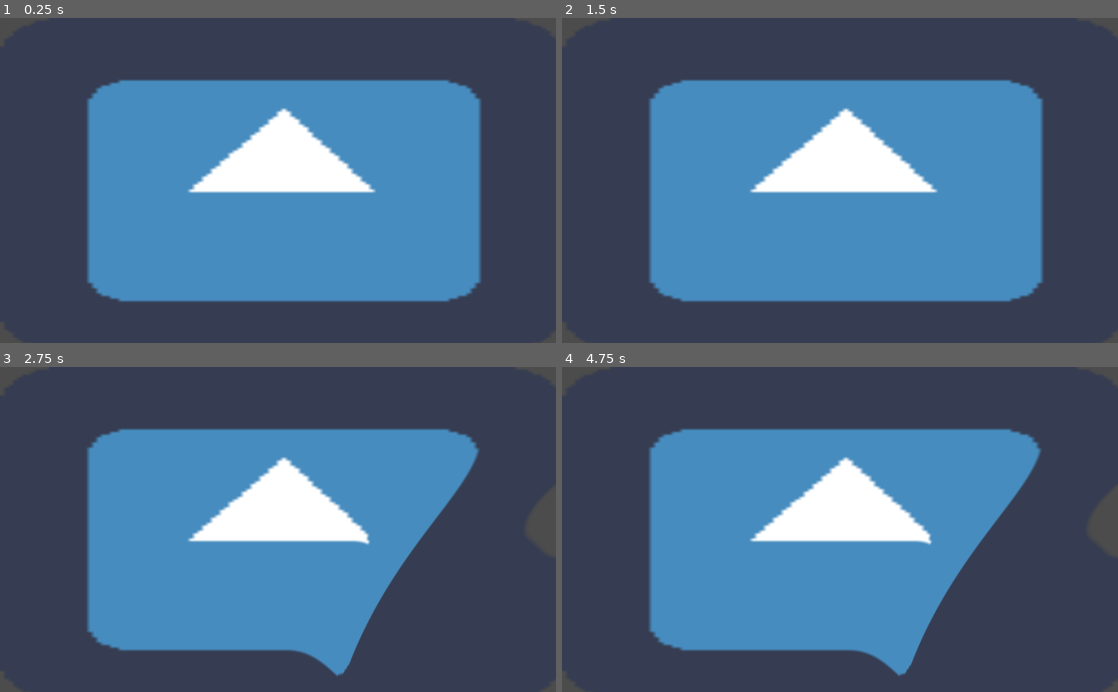
Above: before the commit, frames 1-4 (two rows, left to right).
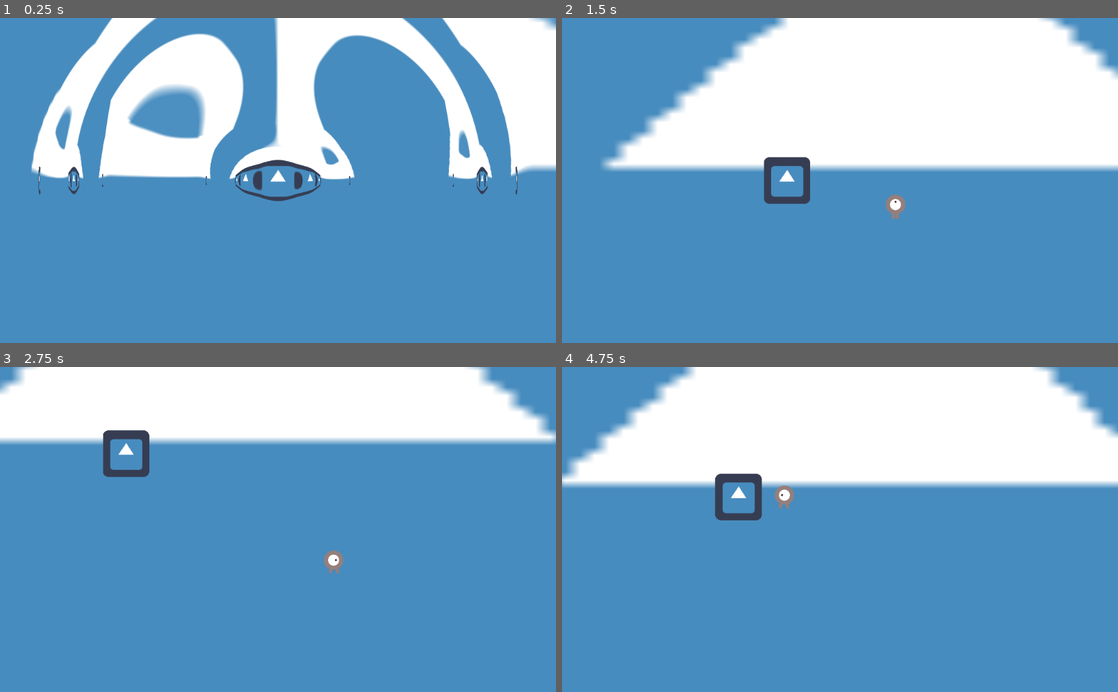
Above: after the commit, the same moments.

Repository: nontrepreneurs/Found-Sound
Game: Godot game, scene res://SamplerAbility/SamplerWorkspace.tscn
The game is run twice, just before and just after one commit, with the same random seed, the same clock (stepped at 60 frames per second) and the same inputs. The project has no main scene, so this scene is started directly. The engine's default icon, where the game draws it, is replaced by a stand-in: a white triangle on a blue panel in a dark square.
Inputs:
- Up to frame 1 (0.25 s): no input
- Up to frame 2 (1.5 s): tap Enter (ui_accept) at 0.5, 0.6, 0.77, 1.07, 1.35 s; hold Right (ui_right) 0.53-1.28 s; hold Down (ui_down) from 1.28 s (still down)
- Up to frame 3 (2.75 s): tap Enter (ui_accept) at 1.52, 1.82, 2.1 s; release Down (ui_down) at 2.03 s; hold Right (ui_right) from 2.03 s (still down)
- Up to frame 4 (4.75 s): release Right (ui_right) at 2.78 s; hold Up (ui_up) 2.78-3.53 s; tap Enter (ui_accept) at 2.85, 3.02, 3.32, 3.6, 3.77, 4.07, 4.35, 4.52 s; hold Left (ui_left) from 3.53 s (still down); tap Escape (ui_cancel) at 4.15 s

The runs differ from the first frame. In frame 1, 64% of the frame differs, in the area x 0-100%, y 0-100%; in frame 2, 73%; in frame 3, 68%; in frame 4, 76%.

Commit message:
sampler progress

Diff:
--- a/SamplerAbility/SampleWaves.shader
+++ b/SamplerAbility/SampleWaves.shader
@@ -2,7 +2,7 @@
 
 uniform vec2 center;
 uniform float force;
-uniform float max_size;
+uniform float size;
 uniform float thickness;
 
 void fragment() {
@@ -13,9 +13,9 @@
 	vec2 disp = normalize(SCREEN_UV - center) * force * mask;
 	COLOR = texture(SCREEN_TEXTURE, SCREEN_UV - disp);
 	COLOR.rgb = vec3(mask);*/
-	float loop = TIME / 2.0 - floor(TIME / 2.0);
+	//float loop = TIME / 2.0 - floor(TIME / 2.0);
 	vec2 centered_uv = UV - vec2(0.5, 0.5);
-	float size = max_size * loop;
+	//float size = max_size * loop;
 	float mask = (1.0 - smoothstep(size-0.1, size, length(centered_uv)) )*
 			smoothstep(size-thickness-0.1, size-thickness, length(centered_uv));
 	float fade_cone = clamp(0.5 - length(centered_uv), 0.0, 1.0);
--- a/SamplerAbility/Sampleable.gd
+++ b/SamplerAbility/Sampleable.gd
@@ -1,16 +1,60 @@
 extends Area2D
 
+const PULSE = "pulse"
+const PULSE_SIZE_PARAM = "size"
 
-# Declare member variables here. Examples:
-# var a = 2
-# var b = "text"
+#export var stream: AudioStream = null
+export var is_playing: bool = false
+export var sound: String = ""
+#export var playing_color = Color.red
+export var pulse_size: float = 0
+#var not_playing_color = null
+#var player = null
+#var debug_rect = null
+var anim: AnimationPlayer
+var pulse_material: Material = null
 
 
-# Called when the node enters the scene tree for the first time.
 func _ready():
-	pass # Replace with function body.
+	#player = get_node("AudioStreamPlayer2D")
+	#debug_rect = get_node("ColorRect2")
+#	set_stream(stream)
+#	not_playing_color = debug_rect.color
+	anim = $AnimationPlayer
+	pulse_material = $CanvasLayer.get_node("ColorRect").material
 
+func _process(delta):
+	pulse_material.set_shader_param(PULSE_SIZE_PARAM, pulse_size)
 
-# Called every frame. 'delta' is the elapsed time since the previous frame.
-#func _process(delta):
-#	pass
+#func set_stream(new_stream: AudioStream):
+#	print("YO I GOT CALLED MAFK")
+#	player.stream = new_stream
+
+func get_is_playing():
+	return is_playing
+
+func get_sound():
+	return sound
+
+func set_sound(new_sound: String):
+	sound = new_sound
+	#player.stream = stream
+
+func play_sound():
+	#debug_rect.color = playing_color
+	#is_playing = true
+	#player.play()
+	pulse()
+	print("Now playing:" + sound)
+
+func has_sound():
+	return sound != null
+#	return player.stream != null
+
+func pulse():
+	anim.current_animation = PULSE
+	anim.play()
+
+#func _on_AudioStreamPlayer2D_finished():
+#	debug_rect.color = not_playing_color
+#	is_playing = false
--- a/SamplerAbility/Sampleable.tscn
+++ b/SamplerAbility/Sampleable.tscn
@@ -1,24 +1,61 @@
-[gd_scene load_steps=5 format=2]
+[gd_scene load_steps=6 format=2]
 
 [ext_resource path="res://SamplerAbility/Sampleable.gd" type="Script" id=1]
 [ext_resource path="res://SamplerAbility/SampleWaves.shader" type="Shader" id=2]
 
 [sub_resource type="CircleShape2D" id=1]
+radius = 137.077
 
 [sub_resource type="ShaderMaterial" id=2]
 shader = ExtResource( 2 )
 shader_param/center = Vector2( 0.5, 0.5 )
 shader_param/force = 2.344
-shader_param/max_size = 1.0
+shader_param/size = 1.0
 shader_param/thickness = 0.118
 
+[sub_resource type="Animation" id=3]
+resource_name = "pulse"
+tracks/0/type = "value"
+tracks/0/path = NodePath(".:pulse_size")
+tracks/0/interp = 1
+tracks/0/loop_wrap = true
+tracks/0/imported = false
+tracks/0/enabled = true
+tracks/0/keys = {
+"times": PoolRealArray( 0, 1 ),
+"transitions": PoolRealArray( 1, 1 ),
+"update": 0,
+"values": [ 0.0, 1.0 ]
+}
+
 [node name="Sampleable" type="Area2D"]
+monitoring = false
+collision_layer = 32
+collision_mask = 0
 script = ExtResource( 1 )
+pulse_size = 1.0
 
 [node name="CollisionShape2D" type="CollisionShape2D" parent="."]
 shape = SubResource( 1 )
 
-[node name="ColorRect" type="ColorRect" parent="."]
+[node name="ColorRect2" type="ColorRect" parent="."]
+visible = false
+anchor_left = 0.5
+anchor_top = 0.5
+anchor_right = 0.5
+anchor_bottom = 0.5
+margin_left = -100.0
+margin_top = -100.0
+margin_right = 100.0
+margin_bottom = 100.0
+color = Color( 1, 0.862745, 0.498039, 1 )
+__meta__ = {
+"_edit_use_anchors_": false
+}
+
+[node name="CanvasLayer" type="CanvasLayer" parent="."]
+
+[node name="ColorRect" type="ColorRect" parent="CanvasLayer"]
 material = SubResource( 2 )
 anchor_left = 0.5
 anchor_top = 0.5
@@ -31,3 +68,6 @@
 __meta__ = {
 "_edit_use_anchors_": false
 }
+
+[node name="AnimationPlayer" type="AnimationPlayer" parent="."]
+anims/pulse = SubResource( 3 )
--- a/SamplerAbility/SamplerAbility.gd
+++ b/SamplerAbility/SamplerAbility.gd
@@ -1,19 +1,34 @@
 extends Area2D
 
-
-# Declare member variables here. Examples:
-# var a = 2
-# var b = "text"
+const RECORD_ACTION = "ui_accept"
+const PLAY_SOUND_ACTION = "ui_cancel"
 
 var is_recording = false
+var recorded_sound = null
+var sound_source = null
 
-# Called when the node enters the scene tree for the first time.
 func _ready():
-	pass # Replace with function body.
+	sound_source = $Sampleable
+
+func _process(delta):
+	if Input.is_action_just_pressed(RECORD_ACTION):
+		record_sound()
+	if Input.is_action_just_pressed(PLAY_SOUND_ACTION):
+		play_sound()
 
 func record_sound():
-	pass
+	print("RECORDING SOUND BOI")
+	var sampleables = get_sampleables()
+	for sampleable in sampleables:
+		if sampleable.get_is_playing():
+			recorded_sound = sampleable.get_sound()
+			sound_source.set_sound(recorded_sound)
+			print("Sound recorded!")
 
-# Called every frame. 'delta' is the elapsed time since the previous frame.
-#func _process(delta):
-#	pass
+func play_sound():
+	print("PLAYING SOUND BOI")
+	if sound_source.has_sound():
+		sound_source.play_sound()
+
+func get_sampleables():
+	return get_overlapping_areas()
--- a/SamplerAbility/SamplerAbility.tscn
+++ b/SamplerAbility/SamplerAbility.tscn
@@ -1,11 +1,32 @@
-[gd_scene load_steps=3 format=2]
+[gd_scene load_steps=4 format=2]
 
 [ext_resource path="res://SamplerAbility/SamplerAbility.gd" type="Script" id=1]
+[ext_resource path="res://SamplerAbility/Sampleable.tscn" type="PackedScene" id=2]
 
 [sub_resource type="CircleShape2D" id=1]
+radius = 137.0
 
 [node name="Sampler" type="Area2D"]
+collision_layer = 0
+collision_mask = 32
 script = ExtResource( 1 )
 
 [node name="CollisionShape2D" type="CollisionShape2D" parent="."]
 shape = SubResource( 1 )
+
+[node name="ColorRect" type="ColorRect" parent="."]
+visible = false
+anchor_left = 0.5
+anchor_top = 0.5
+anchor_right = 0.5
+anchor_bottom = 0.5
+margin_left = -100.0
+margin_top = -100.0
+margin_right = 100.0
+margin_bottom = 100.0
+color = Color( 0.737255, 1, 0.768627, 1 )
+__meta__ = {
+"_edit_use_anchors_": false
+}
+
+[node name="Sampleable" parent="." instance=ExtResource( 2 )]
--- /dev/null
+++ b/SamplerAbility/SamplerWorkspace.gd
@@ -0,0 +1,10 @@
+extends Node2D
+
+var my_listener: SoundListener = null
+
+func _ready():
+	my_listener = $SoundListener
+
+func _on_SoundListener_heard_sound(sound):
+	print("YO I JUST HEARD A FUCKIN SOUND DUDE")
+	my_listener.is_listening = false
--- a/SamplerAbility/SamplerWorkspace.tscn
+++ b/SamplerAbility/SamplerWorkspace.tscn
@@ -1,32 +1,48 @@
-[gd_scene load_steps=7 format=2]
+[gd_scene load_steps=10 format=2]
 
 [ext_resource path="res://SamplerAbility/Sampleable.tscn" type="PackedScene" id=1]
 [ext_resource path="res://SamplerAbility/SamplerAbility.tscn" type="PackedScene" id=2]
 [ext_resource path="res://SamplerAbility/SampleWaves.shader" type="Shader" id=3]
 [ext_resource path="res://icon.png" type="Texture" id=4]
+[ext_resource path="res://CharacterController/Player.tscn" type="PackedScene" id=5]
+[ext_resource path="res://SamplerAbility/SoundListener.tscn" type="PackedScene" id=6]
+[ext_resource path="res://SamplerAbility/SamplerWorkspace.gd" type="Script" id=7]
 
 [sub_resource type="ShaderMaterial" id=1]
 shader = ExtResource( 3 )
 shader_param/center = null
 shader_param/force = null
-shader_param/max_size = null
+shader_param/size = null
 shader_param/thickness = null
 
-[sub_resource type="ShaderMaterial" id=2]
-shader = ExtResource( 3 )
-shader_param/center = Vector2( 0.529, 0.495 )
-shader_param/force = 0.105
-shader_param/max_size = null
-shader_param/thickness = 0.022
+[sub_resource type="Animation" id=2]
+resource_name = "PlaySoundTest"
+length = 10.0
+loop = true
+tracks/0/type = "method"
+tracks/0/path = NodePath("AnimationPlayer/Sampleable")
+tracks/0/interp = 1
+tracks/0/loop_wrap = true
+tracks/0/imported = false
+tracks/0/enabled = true
+tracks/0/keys = {
+"times": PoolRealArray( 0 ),
+"transitions": PoolRealArray( 1 ),
+"values": [ {
+"args": [  ],
+"method": "play_sound"
+} ]
+}
 
 [node name="Node2D" type="Node2D"]
 material = SubResource( 1 )
-
-[node name="Sampler" parent="." instance=ExtResource( 2 )]
+script = ExtResource( 7 )
 
 [node name="TextureRect" type="TextureRect" parent="."]
-margin_right = 1038.0
-margin_bottom = 614.0
+margin_left = -2229.48
+margin_top = -1573.22
+margin_right = 2922.52
+margin_bottom = 1365.78
 texture = ExtResource( 4 )
 stretch_mode = 1
 __meta__ = {
@@ -34,6 +50,7 @@
 }
 
 [node name="Area2D" type="Area2D" parent="."]
+visible = false
 position = Vector2( 150, 1000 )
 
 [node name="Sprite" type="Sprite" parent="Area2D"]
@@ -41,16 +58,19 @@
 scale = Vector2( 8.56262, 8.02376 )
 texture = ExtResource( 4 )
 
-[node name="CanvasLayer" type="CanvasLayer" parent="."]
+[node name="Player" parent="." instance=ExtResource( 5 )]
 
-[node name="ColorRect" type="ColorRect" parent="CanvasLayer"]
-visible = false
-material = SubResource( 2 )
-anchor_right = 1.0
-anchor_bottom = 1.0
-__meta__ = {
-"_edit_use_anchors_": false
-}
+[node name="Sampler" parent="Player" instance=ExtResource( 2 )]
 
-[node name="Sampleable" parent="." instance=ExtResource( 1 )]
-position = Vector2( 1237.44, 815.112 )
+[node name="AnimationPlayer" type="AnimationPlayer" parent="."]
+autoplay = "PlaySoundTest"
+anims/PlaySoundTest = SubResource( 2 )
+
+[node name="Sampleable" parent="AnimationPlayer" instance=ExtResource( 1 )]
+position = Vector2( 789.634, 442.385 )
+
+[node name="SoundListener" parent="." instance=ExtResource( 6 )]
+
+[node name="Sprite" type="Sprite" parent="SoundListener"]
+texture = ExtResource( 4 )
+[connection signal="heard_sound" from="SoundListener" to="." method="_on_SoundListener_heard_sound"]
--- /dev/null
+++ b/SamplerAbility/SoundListener.gd
@@ -0,0 +1,22 @@
+extends Area2D
+
+class_name SoundListener
+
+signal heard_sound(sound)
+var is_listening: bool = true setget set_is_listening, get_is_listening
+
+func _process(delta):
+	if is_listening:
+		listen()
+
+func set_is_listening(state):
+	is_listening = state
+
+func get_is_listening():
+	return is_listening
+
+func listen():
+	var sound_sources = get_overlapping_areas()
+	for sound_source in sound_sources:
+		if sound_source.get_is_playing():
+			emit_signal("heard_sound", sound_source.get_sound())
--- /dev/null
+++ b/SamplerAbility/SoundListener.tscn
@@ -0,0 +1,15 @@
+[gd_scene load_steps=3 format=2]
+
+[ext_resource path="res://SamplerAbility/SoundListener.gd" type="Script" id=1]
+
+[sub_resource type="CircleShape2D" id=1]
+radius = 137.0
+
+[node name="SoundListener" type="Area2D"]
+monitorable = false
+collision_layer = 0
+collision_mask = 32
+script = ExtResource( 1 )
+
+[node name="CollisionShape2D" type="CollisionShape2D" parent="."]
+shape = SubResource( 1 )
--- a/project.godot
+++ b/project.godot
@@ -8,9 +8,14 @@
 
 config_version=4
 
-_global_script_classes=[  ]
+_global_script_classes=[ {
+"base": "Area2D",
+"class": "SoundListener",
+"language": "GDScript",
+"path": "res://SamplerAbility/SoundListener.gd"
+} ]
 _global_script_class_icons={
-
+"SoundListener": ""
 }
 
 [application]
Not shown, changed: .mono/metadata/ide_messaging_meta.txt
Not shown, added: SamplerAbility/PianoStab.wav.import
Not shown, added: SamplerAbility/PianoStab.wav
Not shown, added: SamplerAbility/PianoStab.wav.asd
